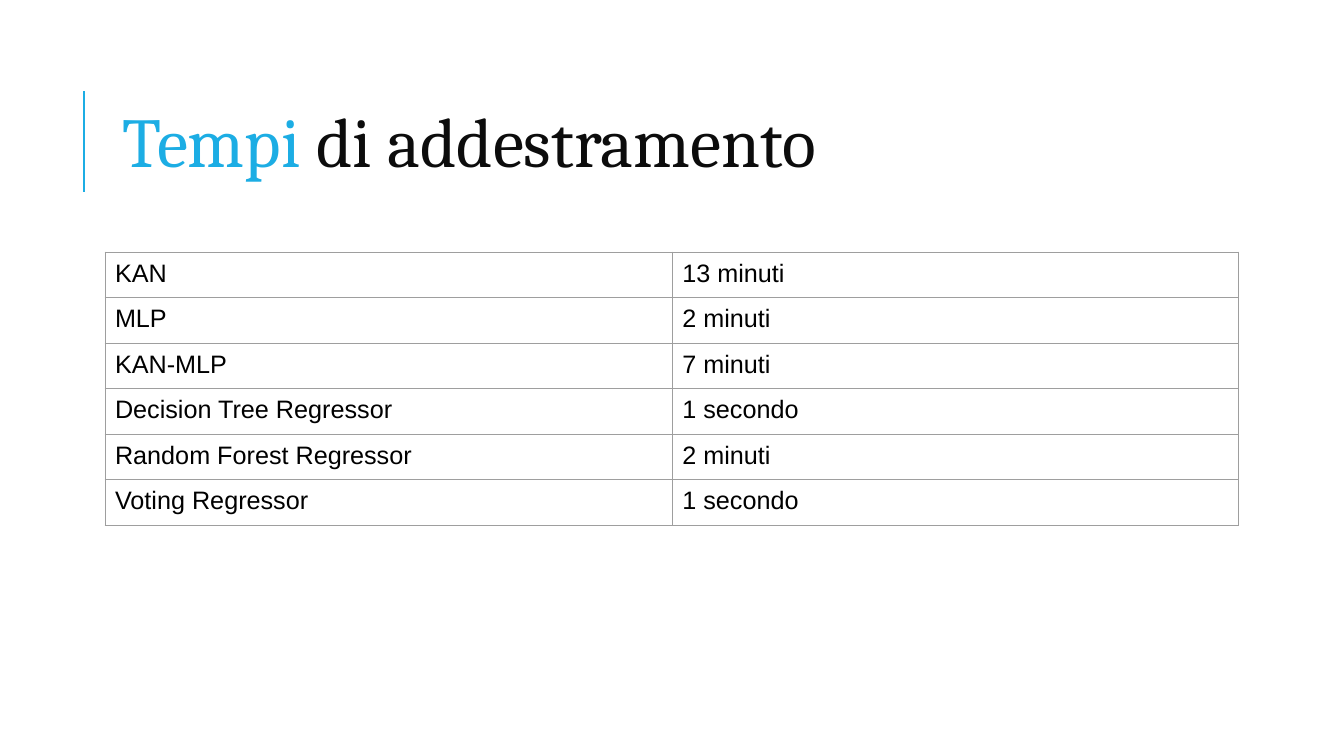
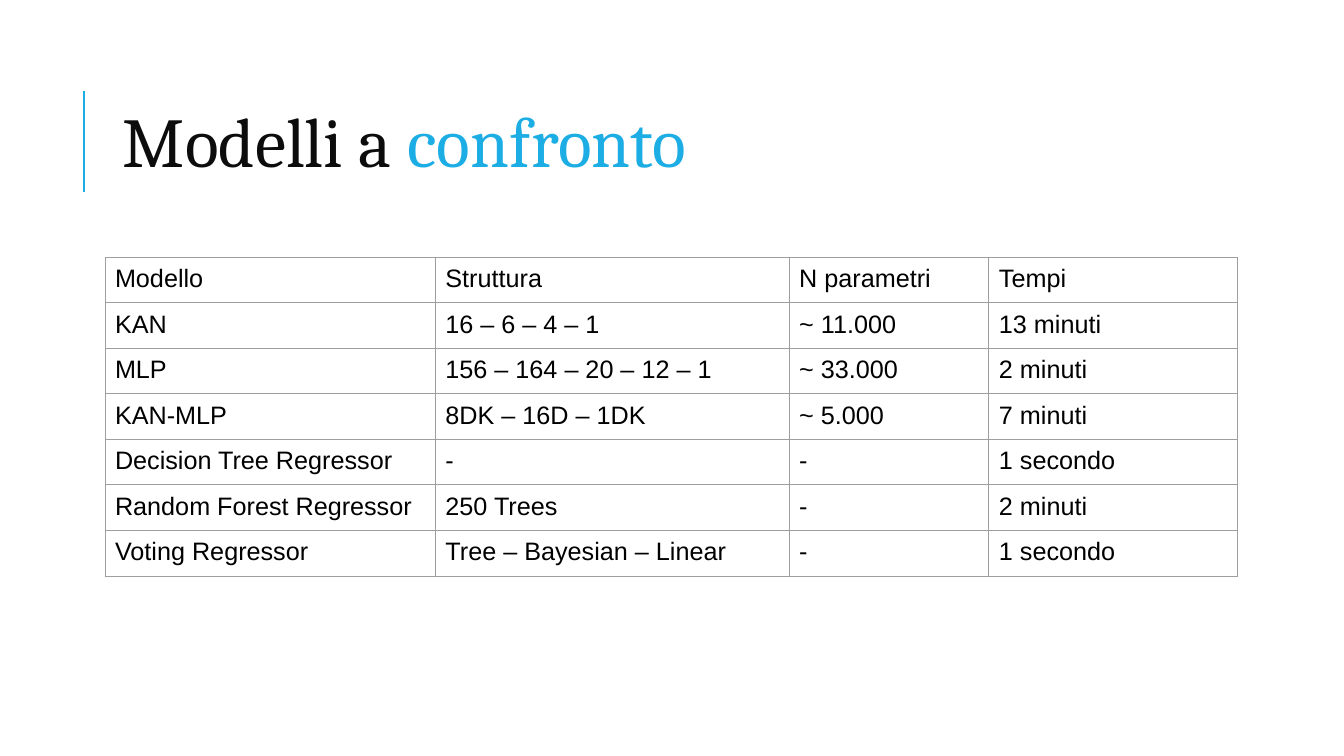
Before and after one commit to Church-17/YesWeKAN, a slide deck: slide 15 of Presentazione_YesWeKAN.pptx (slide 16 before the commit). Drawn at 1344x756 pixels with LibreOffice and Linux fonts; fonts in the diff are those of the drawing. Boxes give left, top, right and bottom in pixels: in the first picture for what was removed or moved away, otherwise in the second. Text is boxed around its words. In the diff, an @@ line names an element or a change of style, - is before the commit and + after.

```diff
--- a/Presentazione_YesWeKAN.pptx
+++ b/Presentazione_YesWeKAN.pptx
@@ title at bbox=[123, 117, 686, 168]: text changed; text colour #0C0C0C to #1CADE4 @@
-Tempi di addestramento
+Modelli a confronto
@@ table at bbox=[105, 257, 1238, 589] @@
-KAN | 13 minuti
-MLP | 2 minuti
-KAN-MLP | 7 minuti
-Decision Tree Regressor | 1 secondo
-Random Forest Regressor | 2 minuti
-Voting Regressor | 1 secondo
+Modello | Struttura | N parametri | Tempi
+KAN | 16 – 6 – 4 – 1 | ~ 11.000 | 13 minuti
+MLP | 156 – 164 – 20 – 12 – 1 | ~ 33.000 | 2 minuti
+KAN-MLP | 8DK – 16D – 1DK | ~ 5.000 | 7 minuti
+Decision Tree Regressor | - | - | 1 secondo
+Random Forest Regressor | 250 Trees | - | 2 minuti
+Voting Regressor | Tree – Bayesian – Linear | - | 1 secondo
@@ table: place and size @@
-table at bbox=[105, 252, 1239, 536]
+table at bbox=[105, 257, 1238, 589]
```
Also in this commit, not shown: 1 slide removed.
